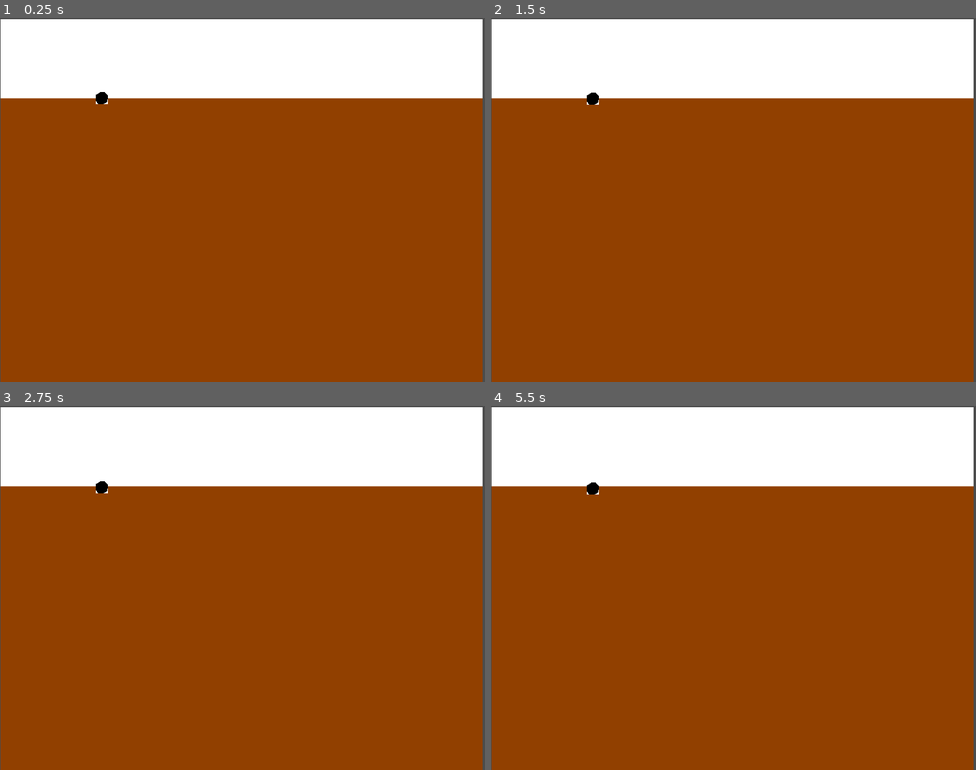
Above: before the commit, frames 1-4 (two rows, left to right).
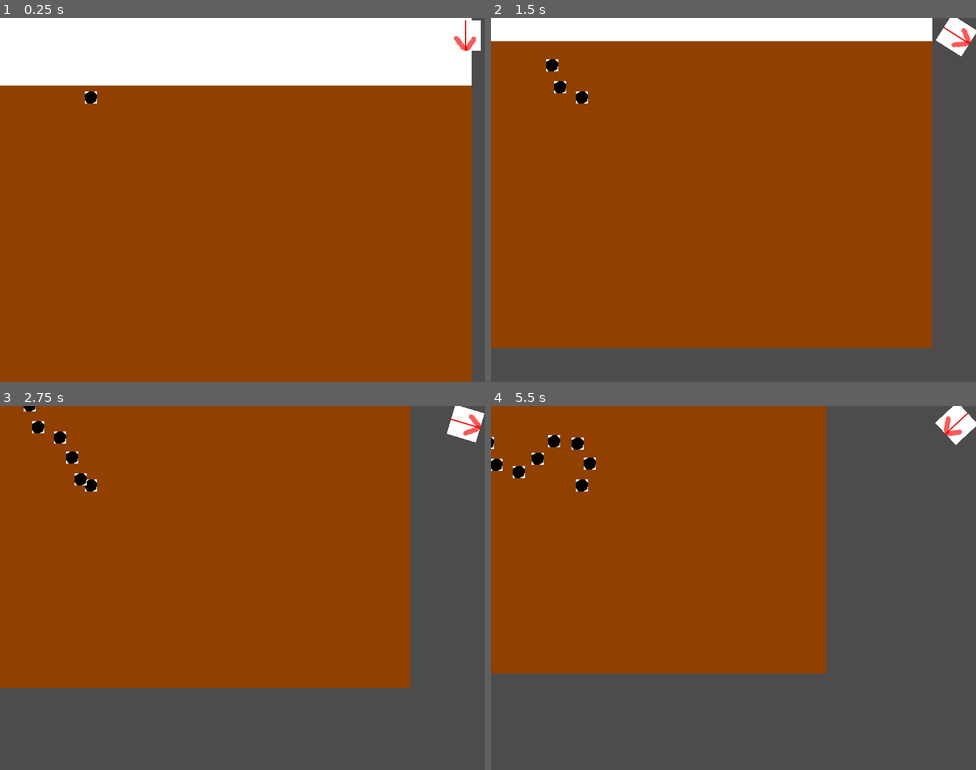
Above: after the commit, the same moments.

Repository: tbscode/ggj2023
Game: Godot game, scene res://scenes/game.tscn
Two runs of this game, one before a commit and one after it. Both use one fixed random seed, a clock stepped at 60 frames per second and the inputs below. This scene is started directly instead of the project's main scene.
Inputs:
- Up to frame 1 (0.25 s): no input
- Up to frame 2 (1.5 s): hold Right (ui_right) 0.53-1.28 s; hold Left (ui_left) from 1.28 s (still down)
- Up to frame 3 (2.75 s): release Left (ui_left) at 2.03 s; hold Right (ui_right) from 2.03 s (still down)
- Up to frame 4 (5.5 s): release Right (ui_right) at 3.53 s; hold Left (ui_left) from 3.53 s (still down)

The runs differ from the first frame. In frame 1, 6.3% of the frame differs, in the area x 0-100%, y 0-100%; in frame 2, 31%; in frame 3, 52%; in frame 4, 64%.

Commit message:
basic game play

Diff:
--- a/game/scenes/game.tscn
+++ b/game/scenes/game.tscn
@@ -1,8 +1,9 @@
-[gd_scene load_steps=5 format=2]
+[gd_scene load_steps=6 format=2]
 
 [ext_resource path="res://assets/background.png" type="Texture" id=1]
 [ext_resource path="res://scripts/player.gd" type="Script" id=2]
 [ext_resource path="res://assets/root_end.png" type="Texture" id=3]
+[ext_resource path="res://assets/direction_display.png" type="Texture" id=4]
 
 [sub_resource type="Theme" id=1]
 
@@ -27,8 +28,18 @@
 position = Vector2( 168, 132 )
 texture = ExtResource( 3 )
 
+[node name="camera" type="Camera2D" parent="players/player1/end_of_root"]
+position = Vector2( 250, 169 )
+current = true
+
 [node name="resources" type="Node" parent="."]
 
-[node name="root_element_1" type="Sprite" parent="resources"]
+[node name="root_element" type="Sprite" parent="resources"]
 position = Vector2( -142, 178 )
 texture = ExtResource( 3 )
+
+[node name="game_ui" type="CanvasLayer" parent="."]
+
+[node name="root_direction_display" type="Sprite" parent="game_ui"]
+position = Vector2( 768, 29 )
+texture = ExtResource( 4 )
--- a/game/scripts/player.gd
+++ b/game/scripts/player.gd
@@ -1,35 +1,63 @@
 extends Node
 
 const MIN_ANGLE_THRESHOLD = deg2rad(10.0)
-const ANGLE_CHANGE_VELOCITY = deg2rad(10.0)
-const GROW_SPEED = 0.8
+const ANGLE_CHANGE_VELOCITY = deg2rad(10.0) * 600.0
+const GROW_SPEED = 80.0
+const MAXIMUM_ROOT_ELEMENT_LENGTH = 40.0
+const ROOT_SHRINK_SPEED = 0.1
 
 # A player is a 'root'
 # The root always grows downwards
 # we store the angle of the clockwise rotation between the horizontal as direction
 var angle = deg2rad(90.0) # You start facing steight down
-
+var current_root_element_length = 0.0
 var root_parts = [] # this should hold a list of nodes ( which are all root parts )
 
 func _ready():
 	pass # Replace with function body.
 
 func init_player(spawn: Vector2):
-
 	pass
 
 func _process(delta):
 	move_direction(delta)
+	process_direction_input(delta)
+
+func process_direction_input(delta):
+	if Input.is_action_pressed("ui_left"):
+		# rotate left = increase angle
+		#if angle < deg2rad(180.0) - MIN_ANGLE_THRESHOLD:
+		angle += deg2rad(ANGLE_CHANGE_VELOCITY) * delta
+	elif Input.is_action_pressed("ui_right"):
+		#if angle > MIN_ANGLE_THRESHOLD:
+		angle -= deg2rad(ANGLE_CHANGE_VELOCITY) * delta
+	get_node("/root/root/game_ui/root_direction_display").rotation = angle - deg2rad(90.0)
 
 func move_direction(delta):
 	# Check the current angle, calculate the position to move to
 	var heading = Vector2(cos(angle), sin(angle)) * GROW_SPEED * delta
-	print("HEADING", heading)
 	$end_of_root.position.x += heading.x
 	$end_of_root.position.y += heading.y
+	current_root_element_length += heading.length()
 
-func _input(event):
-	if event.is_action_pressed("ui_left"):
-		print("LEFT pressed")
-		# rotate left = increase angle
-		angle += deg2rad(ANGLE_CHANGE_VELOCITY)
+	if current_root_element_length >= MAXIMUM_ROOT_ELEMENT_LENGTH:
+		# now we sould place a new root texture!
+		current_root_element_length = 0.0
+		append_root()
+
+func append_root():
+	# TODO in the furture this would also place the root texture along the way
+	print("APPENDING A ROOT")
+	var node = get_node("/root/root/resources/root_element").duplicate()
+	add_child(node)
+	node.position.x = $end_of_root.position.x
+	node.position.y = $end_of_root.position.y
+	own(node, self)
+	print("INSTANCE", node);
+
+static func own(node, new_owner):
+	if not node == new_owner and (not node.owner or node.filename):
+		node.owner = new_owner
+	if node.get_child_count():
+		for kid in node.get_children():
+			own(kid, new_owner)
Binary file added: game/assets/direction_display.png
Not shown, added: game/assets/direction_display.png.import
